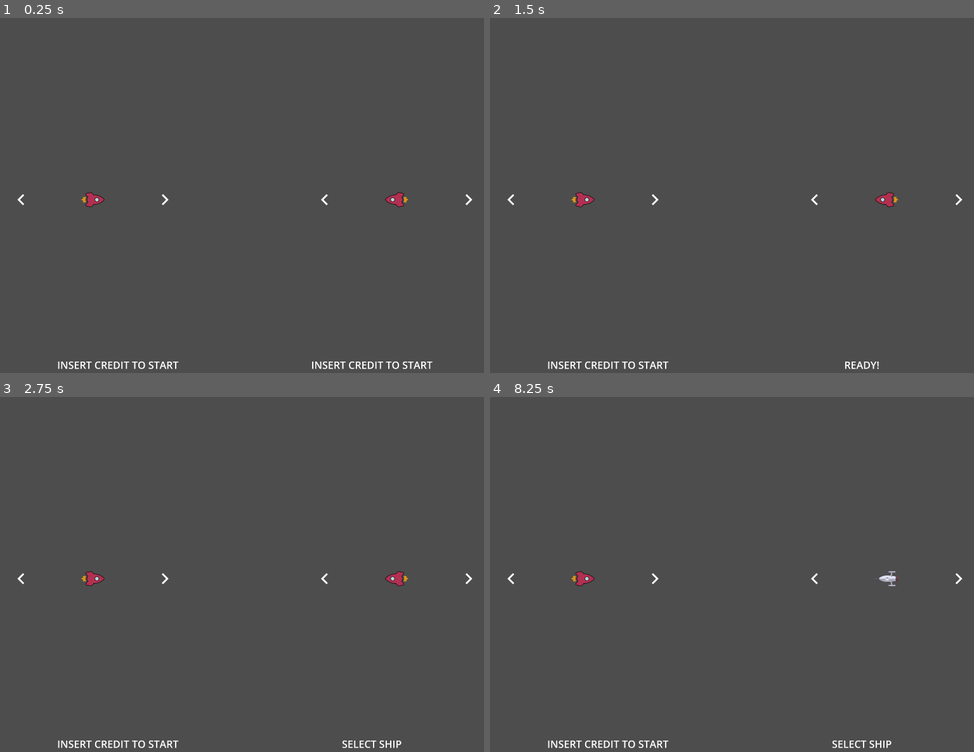
Above: before the commit, frames 1-4 (two rows, left to right).
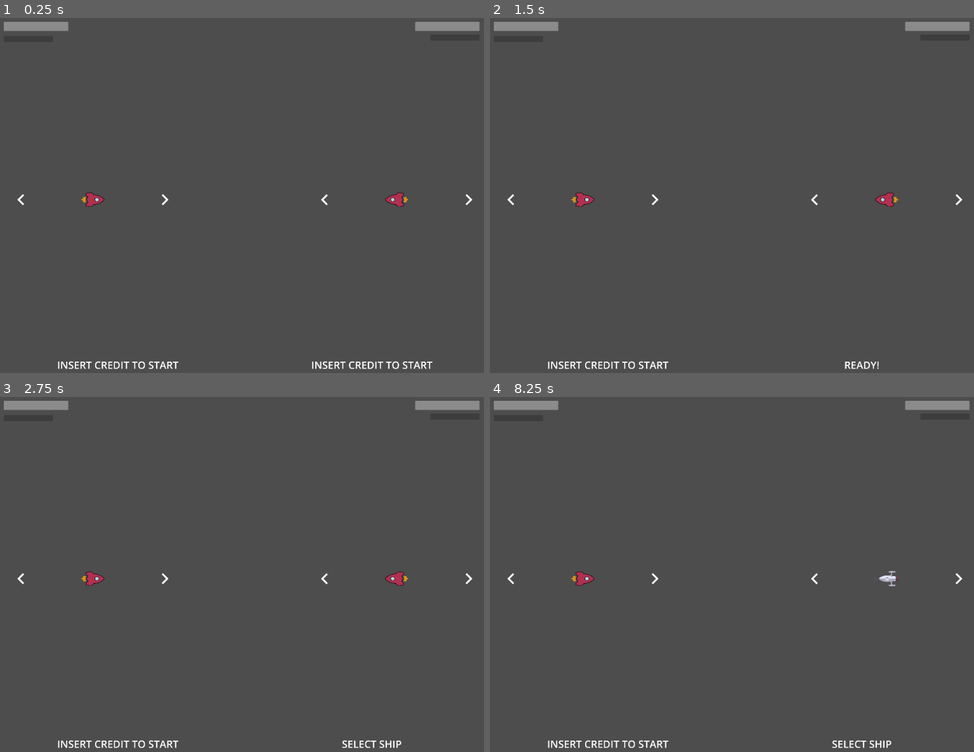
Above: after the commit, the same moments.

Repository: RajwolChapagain/Arcade-Game
Game: Godot game, scene res://main.tscn
Two runs of this game, one before a commit and one after it. Both use one fixed random seed, a clock stepped at 60 frames per second and the inputs below. The engine's default icon, where the game draws it, is replaced by a stand-in: a white triangle on a blue panel in a dark square.
Inputs:
- Up to frame 1 (0.25 s): no input
- Up to frame 2 (1.5 s): tap Enter (p2_insert_coin) at 0.5 s; tap S (p2_down) at 0.6 s; tap Space at 1.25 s; tap Up (p2_fire) at 1.35 s
- Up to frame 3 (2.75 s): tap Enter (p2_insert_coin) at 2 s; hold Enter (p2_insert_coin) from 2.03 s (still down)
- Up to frame 4 (8.25 s): tap Space at 2.75, 4.25 s; release Enter (p2_insert_coin) at 2.78 s; tap A (p2_left) at 2.85 s; tap Enter (p2_insert_coin) at 3.5, 7.35 s; hold D (p2_right) 3.53-4.28 s; tap Shift (p2_shield) at 4.35 s; tap W (p2_up) at 5.1 s; tap S (p2_down) at 5.85 s; hold Up (p2_fire) 6.53-7.28 s; hold A (p2_left) from 8.03 s (still down)

The runs differ from the first frame. In frame 1, 0.8% of the frame differs, in the area x 0-100%, y 1-99%; in frame 2, 0.8%; in frame 3, 0.8%; in frame 4, 0.8%.

Commit message:
Change screen resolution, camera zoom, & HUD size

Diff:
--- a/main.tscn
+++ b/main.tscn
@@ -32,10 +32,9 @@
 metadata/_edit_group_ = true
 
 [node name="Camera2D" type="Camera2D" parent="."]
-zoom = Vector2(0.5, 0.5)
+zoom = Vector2(0.25, 0.25)
 
 [node name="HUD" parent="." instance=ExtResource("4_kn60h")]
-visible = false
 offset_left = -2000.0
 offset_top = -1500.0
 offset_right = 2000.0
--- a/project.godot
+++ b/project.godot
@@ -17,8 +17,8 @@
 
 [display]
 
-window/size/viewport_width=2000
-window/size/viewport_height=1500
+window/size/viewport_width=1000
+window/size/viewport_height=750
 
 [input]
 
